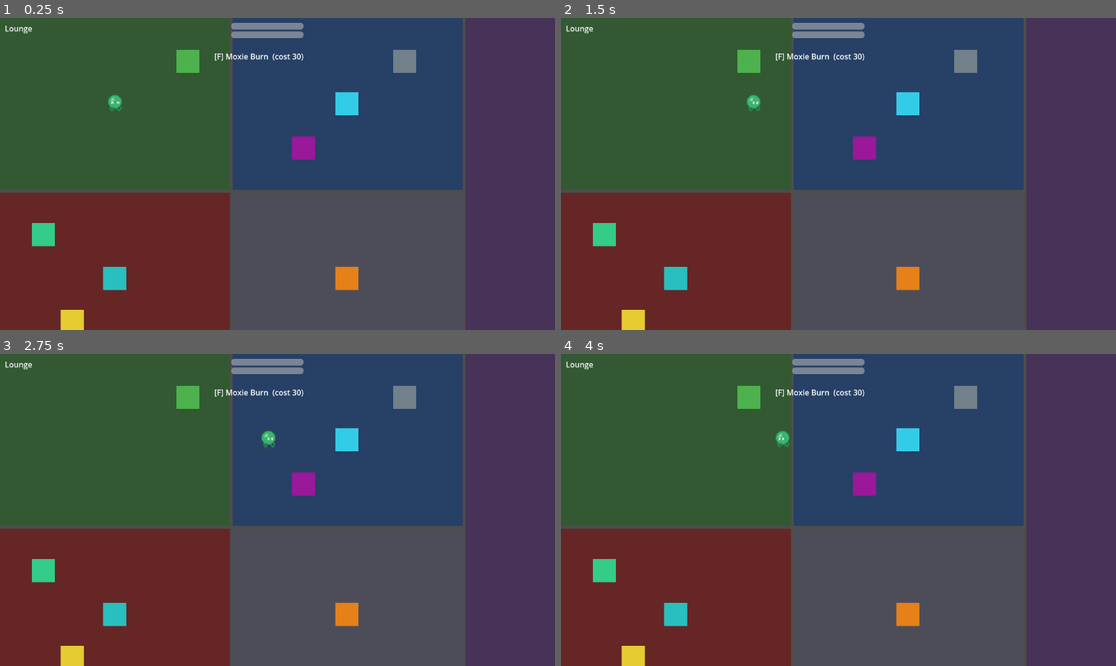
Above: before the commit, frames 1-4 (two rows, left to right).
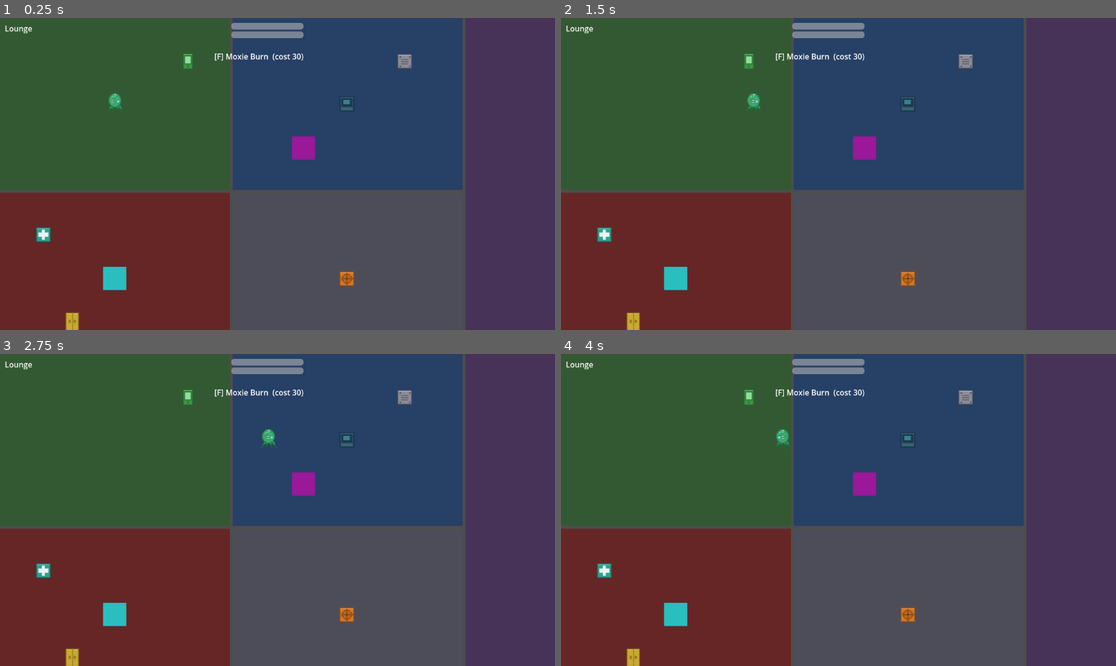
Above: after the commit, the same moments.

Repository: Curious-Conclusion/habitate-echo
Game: Godot game, scene res://scenes/main.tscn
Two runs of this game, one before a commit and one after it. Both use one fixed random seed, a clock stepped at 60 frames per second and the inputs below.
Inputs (mouse positions are in pixels of both pictures, inside the frame that each line leads up to):
- Up to frame 1 (0.25 s): no input
- Up to frame 2 (1.5 s): tap Enter (ui_accept) at 0.5, 0.77 s; move the mouse to (960, 158) at 0.52 s; hold D (move_right) 0.53-1.25 s; hold E (interact) 0.53-1.25 s; click (960, 158) at 0.67 s; drag from (727, 189) to (677, 280) at 1.27 s
- Up to frame 3 (2.75 s): tap Enter (ui_accept) at 2 s; move the mouse to (333, 441) at 2.02 s; hold D (move_right) from 2.03 s (still down); hold E (interact) from 2.03 s (still down)
- Up to frame 4 (4 s): release D (move_right) at 2.75 s; release E (interact) at 2.75 s; drag from (810, 572) to (633, 656) at 2.77 s; tap Enter (ui_accept) at 3.5, 3.77 s; move the mouse to (1005, 556) at 3.52 s; hold A (move_left) from 3.53 s (still down); hold E (interact) from 3.53 s (still down)

The runs differ from the first frame. In frame 1, 1.8% of the frame differs, in the area x 5-75%, y 10-100%; in frame 2, 1.8%; in frame 3, 1.8%; in frame 4, 1.8%.

Commit message:
Add object sprites and redesign octomorph, biomorph, and NPC art
- Interactable objects (hatch, autodoc, terminal, locker, airlock, data pad)
  now use pixel sprites via interactable.gd's sprite_path
- Octomorph redrawn as a cyborg octopus: mantle, eight arms, organic slit-pupil
  eye paired with a glowing cybernetic optic, implant port + circuitry
- Biomorph reworked as an augmented transhuman (neural cap, glowing optics,
  temple implant, suit accents) so it no longer reads as a baseline human
- Crew NPC now huddles inside a supply crate and is tucked into the corner,
  matching their "hiding" dialogue
- Add art/gen_objects.py; update gen_octomorph.py and gen_characters.py

Co-Authored-By: Claude Opus 4.7 <noreply@anthropic.com>

Diff:
--- a/scenes/main.tscn
+++ b/scenes/main.tscn
@@ -195,24 +195,28 @@
 position = Vector2(100, 420)
 prompt_text = "[E] Sample Locker"
 visual_color = Color(0.9, 0.8, 0.2, 1)
+sprite_path = "res://art/objects/locker.png"
 
 [node name="Terminal" parent="." unique_id=776027766 instance=ExtResource("7_tipki")]
 position = Vector2(480, 119)
 prompt_text = "[E] Terminal"
 visual_color = Color(0.2, 0.8, 0.9, 1)
+sprite_path = "res://art/objects/terminal.png"
 
 [node name="AirlockControl" parent="." unique_id=1657881812 instance=ExtResource("7_tipki")]
 position = Vector2(480, 361)
 prompt_text = "[E] Airlock Control"
 visual_color = Color(0.9, 0.5, 0.1, 1)
+sprite_path = "res://art/objects/airlock.png"
 
 [node name="LoreTerminal" parent="." unique_id=485646478 instance=ExtResource("7_tipki")]
 position = Vector2(260, 60)
 prompt_text = "[E] Data Pad"
 visual_color = Color(0.3, 0.7, 0.3, 1)
+sprite_path = "res://art/objects/datapad.png"
 
 [node name="CrewNPC" parent="." instance=ExtResource("7_tipki")]
-position = Vector2(812, 240)
+position = Vector2(942, 432)
 prompt_text = "[E] Talk"
 visual_color = Color(0.86, 0.62, 0.5, 1)
 sprite_path = "res://art/npc/crew.png"
@@ -226,11 +230,13 @@
 position = Vector2(560, 60)
 prompt_text = "[E] Maintenance Hatch"
 visual_color = Color(0.45, 0.5, 0.55, 1)
+sprite_path = "res://art/objects/hatch.png"
 
 [node name="Autodoc" parent="." unique_id=1402180935 instance=ExtResource("7_tipki")]
 position = Vector2(60, 300)
 prompt_text = "[E] Med Autodoc"
 visual_color = Color(0.2, 0.8, 0.53333336, 1)
+sprite_path = "res://art/objects/autodoc.png"
 
 [node name="GlitchLayer" type="CanvasLayer" parent="." unique_id=966877478]
 layer = 50
Binary file changed: art/biomorph/down_0.png
Binary file changed: art/biomorph/down_1.png
Binary file changed: art/biomorph/left_0.png
Binary file changed: art/biomorph/left_1.png
Binary file changed: art/biomorph/right_0.png
Binary file changed: art/biomorph/right_1.png
Binary file changed: art/biomorph/up_0.png
Binary file changed: art/biomorph/up_1.png
Binary file changed: art/npc/crew.png
Binary file added: art/objects/airlock.png
Not shown, added: art/objects/airlock.png.import
Binary file added: art/objects/autodoc.png
(and 21 more such lines)
